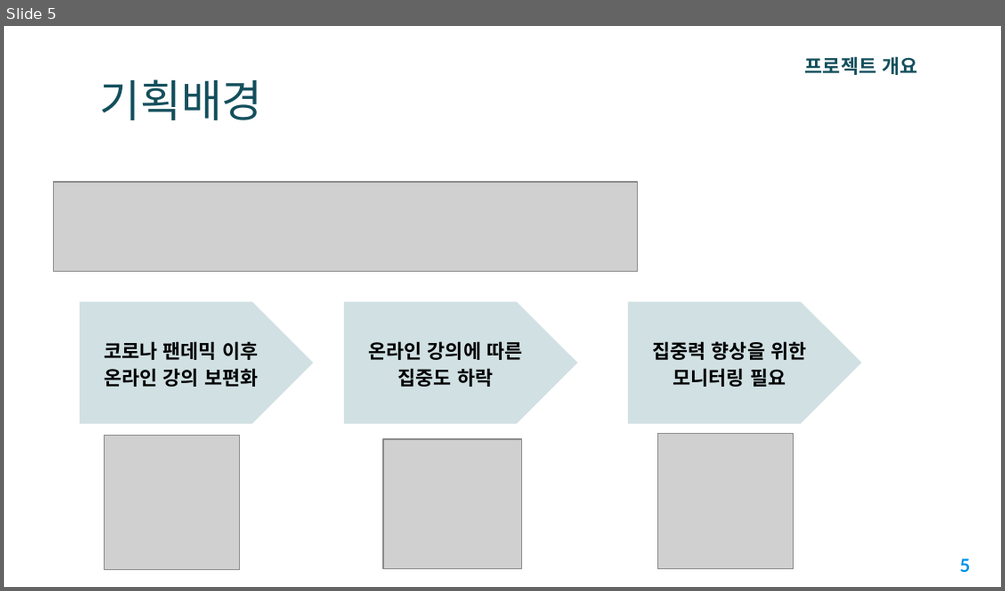
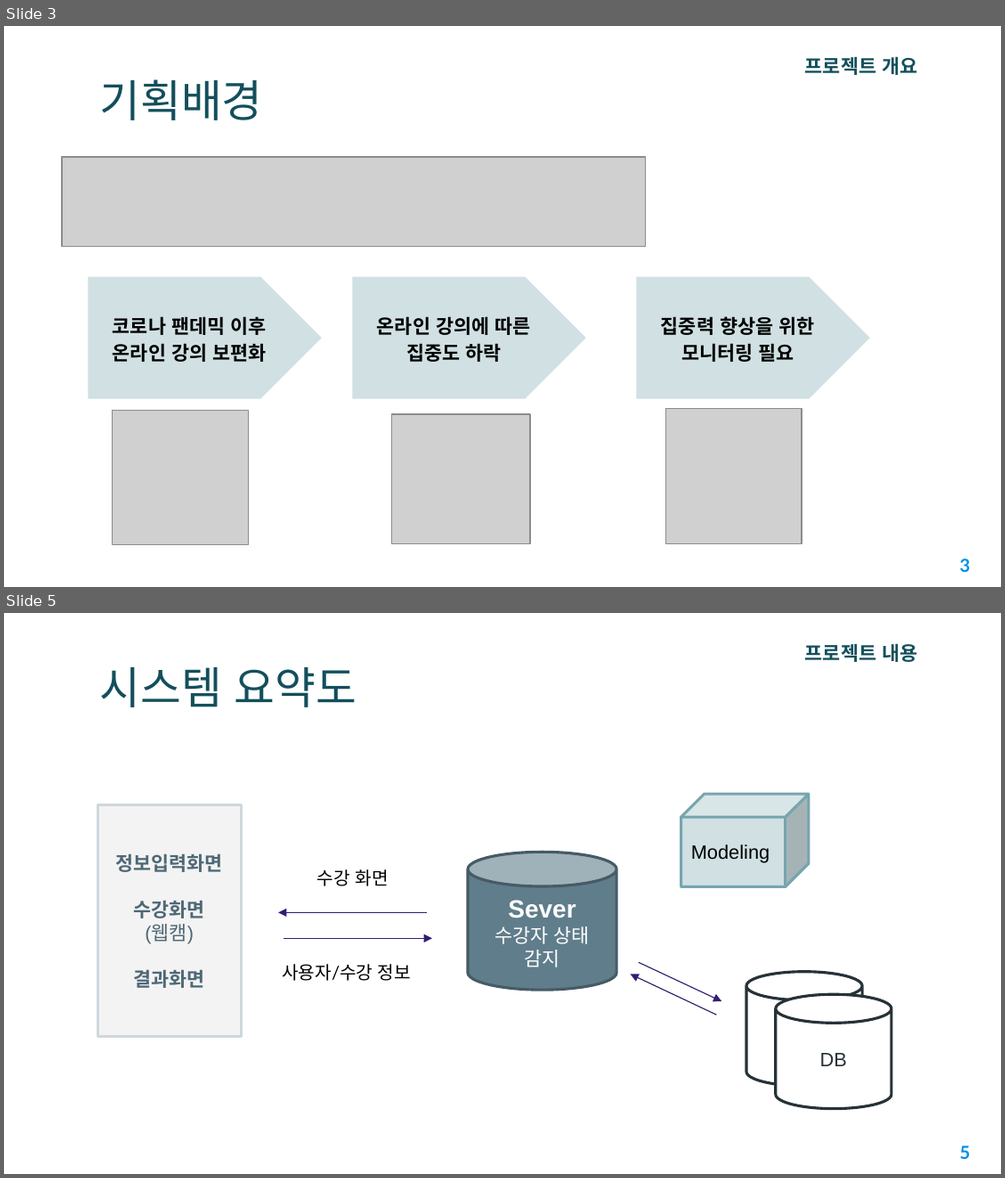
Before and after one commit to CQ-01/DrowsyDetect, a slide deck: concentration_detect/2조_온라인수강_집중도_감지시스템_프로젝트.pptx. Shown one above the other, each under a label of ours: slide 5 before the commit, slides 3 and 5 after it; the slides between them are not shown. The pictures are 1005x591 and 1005x1178 pixels, drawn with LibreOffice and Linux fonts; fonts in the diff are those of the drawing; grey boxes stand for pictures; background and template pictures are left out. Boxes give left, top, right and bottom in pixels: in the first picture for what was removed or moved away, otherwise in the second. Text is boxed around its words. In the diff, an @@ line names an element or a change of style, - is before the commit and + after.

```diff
--- a/concentration_detect/2조_온라인수강_집중도_감지시스템_프로젝트.pptx
+++ b/concentration_detect/2조_온라인수강_집중도_감지시스템_프로젝트.pptx
@@ slide 5 added at <box>4,613,1001,1174</box>, background picture (left out) @@
@@ text added at <box>805,643,917,662</box>, 14 pt, text #134F5C, bold @@
+프로젝트 내용
@@ title added at <box>100,667,356,707</box>, 32 pt, text #134F5C @@
+시스템 요약도
@@ cube added at <box>680,794,809,886</box>, fill #D0E0E3, outline #76A5AF 2 pt, 14 pt, text #000000 @@
+Modeling
@@ rectangle added at <box>97,805,240,1037</box>, fill #F3F3F3, outline #CFD8DC 2 pt, 14 pt, text #4E6876, bold @@
+정보입력화면
+수강화면
+(웹캠)
+결과화면
@@ cylinder added at <box>468,852,616,989</box>, fill #607D8B, outline #465B65 2 pt, 14 pt, text #FFFFFF @@
+Sever
+수강자 상태 감지
@@ text added at <box>317,869,388,886</box>, 13 pt, text #000000 @@
+수강 화면
@@ arrow added from (427, 912) to (278, 912), #351C75 0.75 pt @@
@@ arrow added from (283, 938) to (431, 938), #351C75 0.75 pt @@
@@ text added at <box>282,964,411,981</box>, 13 pt, text #000000 @@
+사용자/수강 정보
@@ arrow added from (717, 1014) to (630, 973), #351C75 0.75 pt @@
@@ arrow added from (638, 962) to (721, 1001), #351C75 0.75 pt @@
@@ cylinder added at <box>746,972,862,1086</box>, fill #FFFFFF, outline #263238 2 pt @@
@@ cylinder added at <box>776,994,891,1109</box>, fill #FFFFFF, outline #263238 2 pt, 14 pt, text #263238 @@
+DB
@@ page number added at <box>960,1145,971,1159</box>, 13 pt, text #0091EA, bold @@
+5
@@ what was slide 5 is now slide 3 @@
@@ slide 3 changed as well @@
@@ 4 pictures, 3 pentagon arrows: place and size @@
-4 pictures, 3 pentagon arrows at <box>54,182,861,569</box>
+4 pictures, 3 pentagon arrows at <box>62,157,869,544</box>
@@ page number at <box>960,558,971,572</box>: text changed @@
-5
+3
```
Also in this commit, not shown: 5 other slides changed, 1 other slide added, 8 slides removed.
